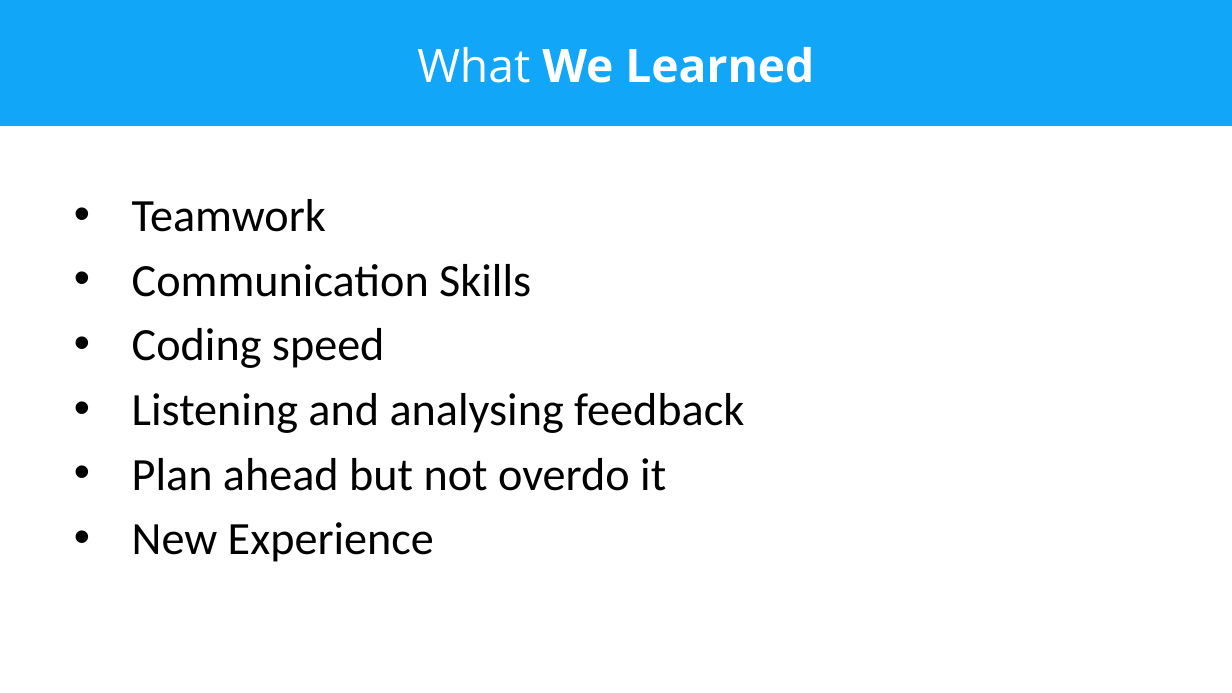
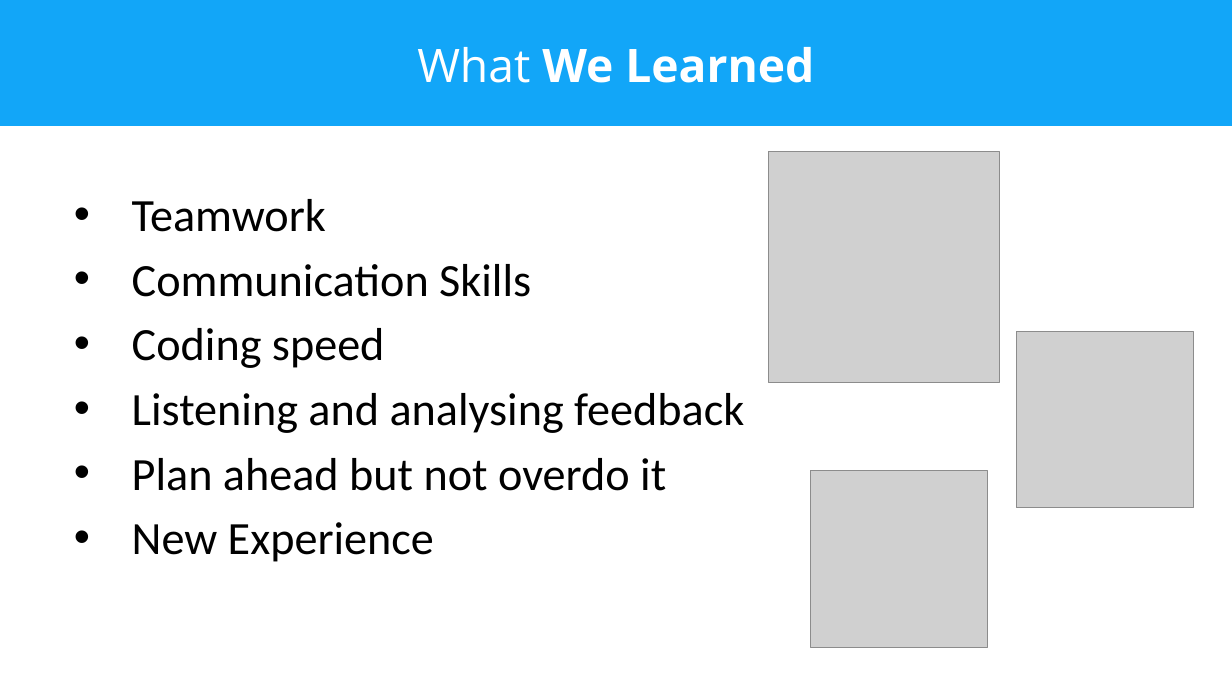
Before and after one commit to frostyseb/ITDP, a slide deck: slide 6 of Documentation/PresentationDeck-NewBlood.pptx. Drawn at 1232x693 pixels with LibreOffice and Linux fonts; fonts in the diff are those of the drawing; grey boxes stand for pictures. Boxes give left, top, right and bottom in pixels: in the first picture for what was removed or moved away, otherwise in the second. Text is boxed around its words. In the diff, an @@ line names an element or a change of style, - is before the commit and + after.

```diff
--- a/Documentation/PresentationDeck-NewBlood.pptx
+++ b/Documentation/PresentationDeck-NewBlood.pptx
@@ picture added at (768,152,999,383) @@
@@ picture added at (1017,332,1194,507) @@
@@ picture added at (811,471,988,648) @@
```
Also in this commit, not shown: 1 other slide changed.
